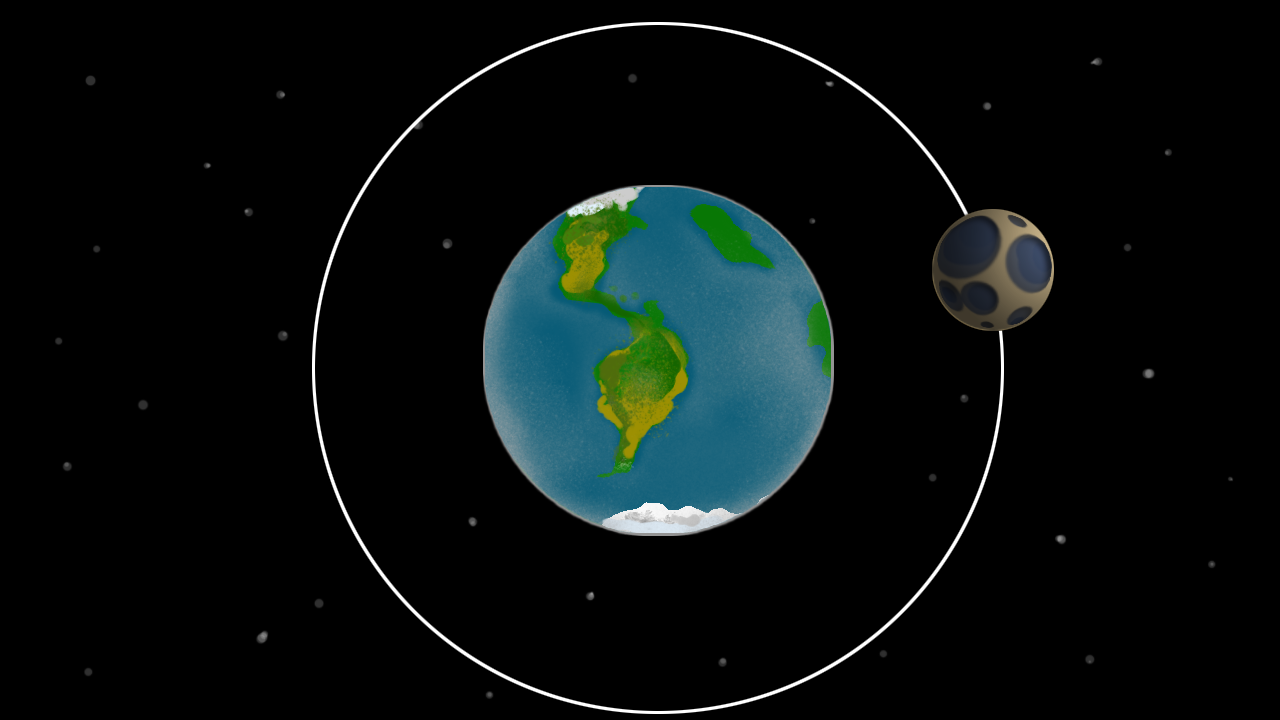
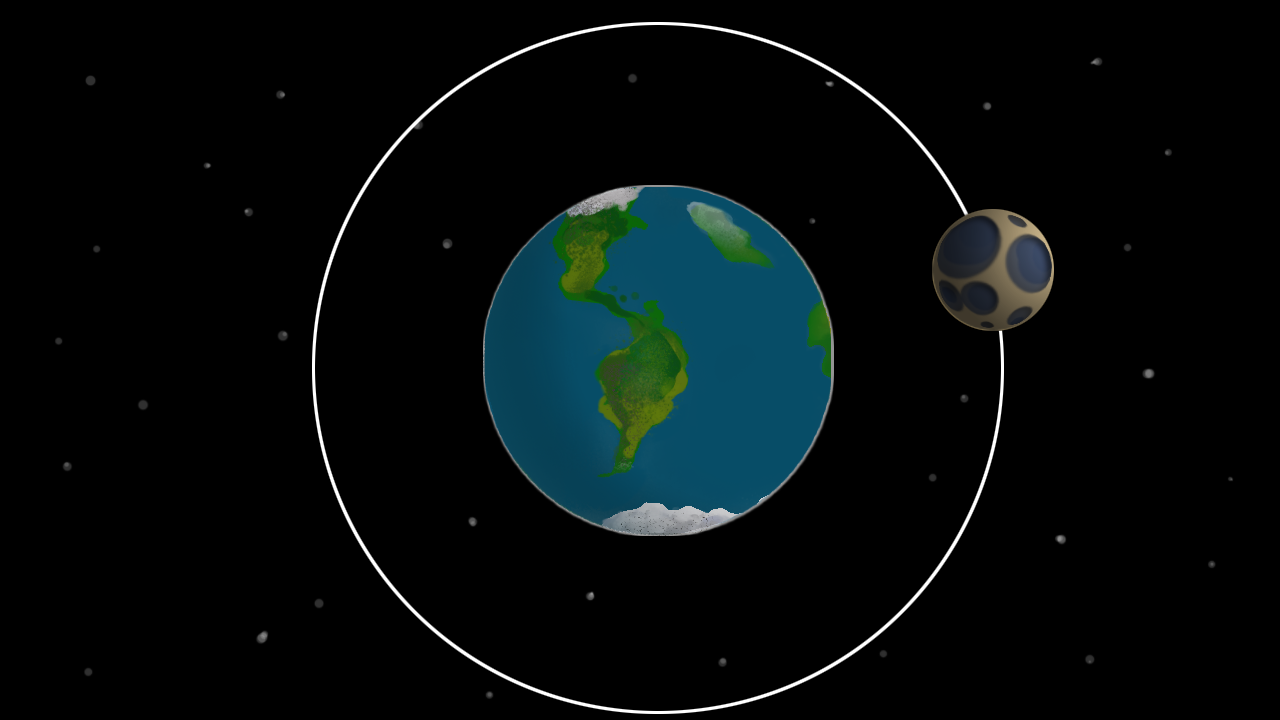
Two versions of the same layered image (1280x720). Layer-by-layer changes:
added layer "Layer 27" in group "earthdestructionlayer" over <box>482,187,754,536</box>
showed "Layer 20", opacity 0% → 15%, painted on it over <box>485,187,831,533</box>
added layer "cont" in group "earthdestructionlayer" over <box>485,186,831,536</box>
added layer "Layer 5 copy" in group "earthdestructionlayer" over <box>485,187,831,533</box>
removed layer "Layer 22" from group "earth" over <box>485,187,831,533</box>
painted on "Layer 21" over <box>485,186,831,536</box>
removed layer "Layer 8" from group "earth" over <box>552,187,831,533</box>
